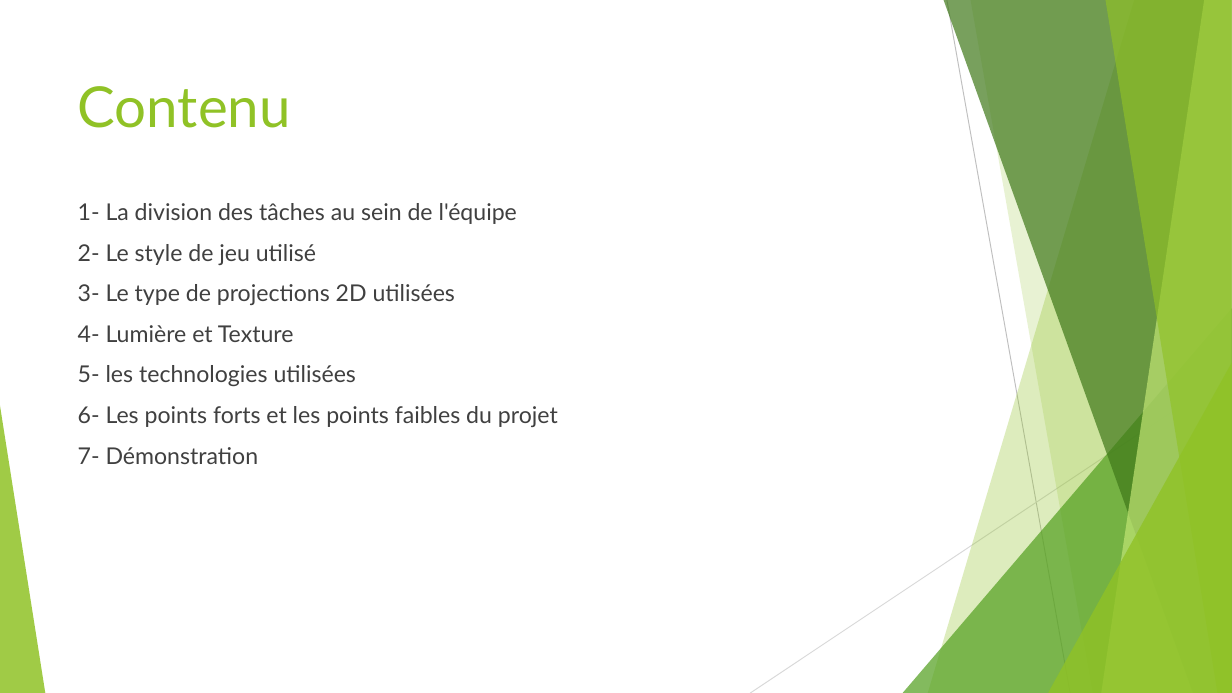
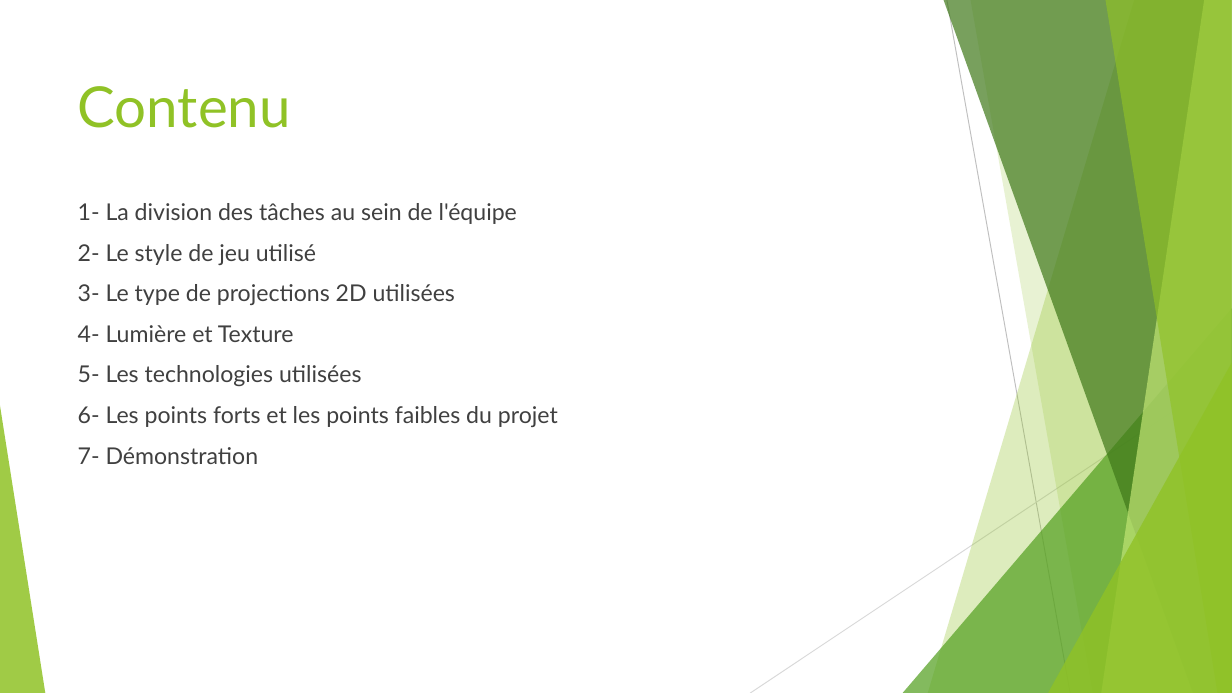
Before and after one commit to bphoul00/Blender_Labyrinth, a slide deck: slide 2 of INF5071.pptx. Drawn at 1232x693 pixels with LibreOffice and Linux fonts; fonts in the diff are those of the drawing. Boxes give left, top, right and bottom in pixels: in the first picture for what was removed or moved away, otherwise in the second. Text is boxed around its words. In the diff, an @@ line names an element or a change of style, - is before the commit and + after.

```diff
--- a/INF5071.pptx
+++ b/INF5071.pptx
@@ text at box(78, 365, 361, 386): text changed @@
-5- les technologies utilisées
+5- Les technologies utilisées
```
Also in this commit, not shown: 1 other slide changed, 1 other file.
